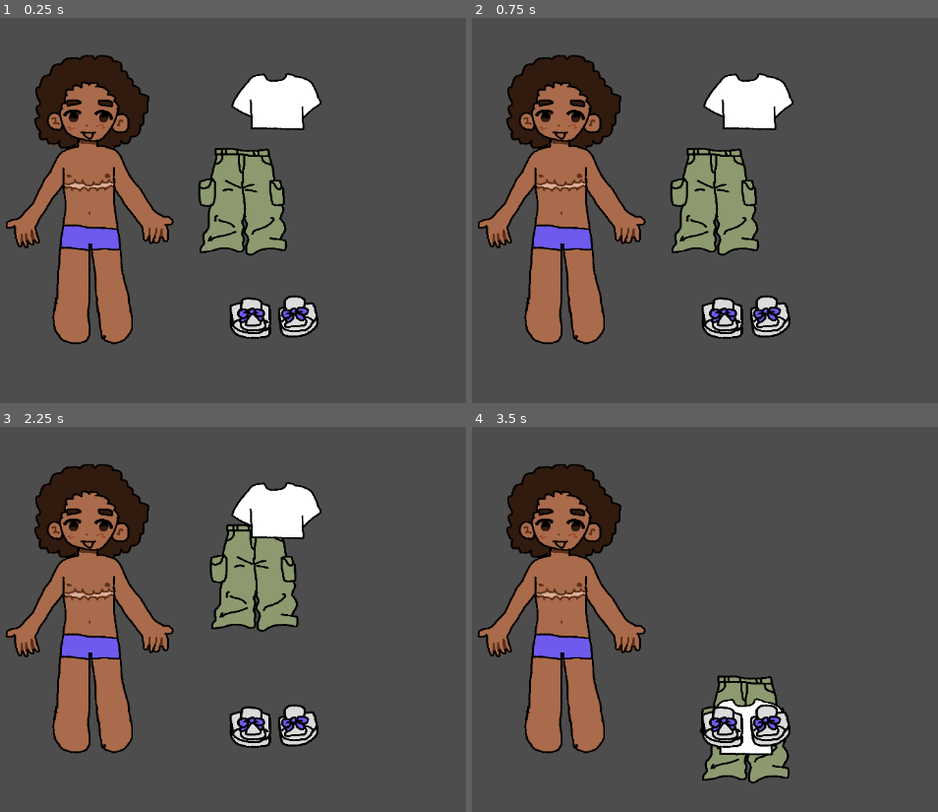
Above: before the commit, frames 1-4 (two rows, left to right).
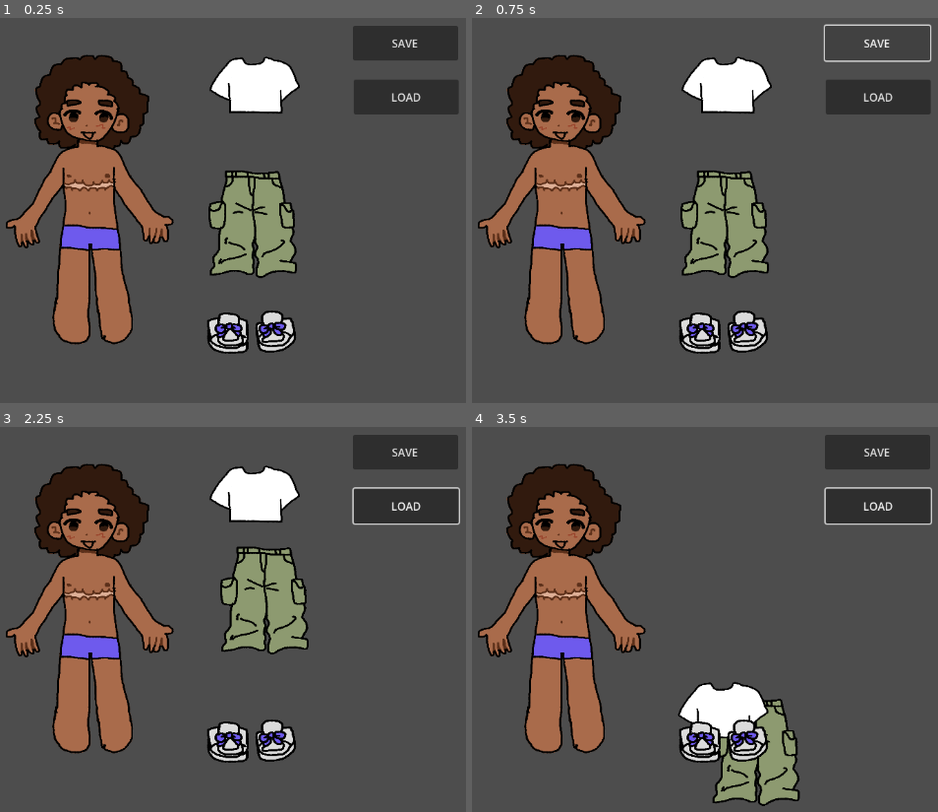
Above: after the commit, the same moments.

Repository: imdavis6/Dress-Up-Game
Game: Godot game, scene res://Main/Main.tscn
Two runs of this game, one before a commit and one after it. Both use one fixed random seed, a clock stepped at 60 frames per second and the inputs below.
Inputs (mouse positions are in pixels of both pictures, inside the frame that each line leads up to):
- Up to frame 1 (0.25 s): no input
- Up to frame 2 (0.75 s): click (877, 44) at 0.5 s, where only the run after the commit has a clickable "SAVE"
- Up to frame 3 (2.25 s): click (405, 507) at 1.25 s, where only the run after the commit has a clickable "LOAD"; drag from (242, 607) to (279, 511) at 2.02 s
- Up to frame 4 (3.5 s): drag from (751, 511) to (746, 727) at 2.77 s

The runs differ from the first frame. In frame 1, 12% of the frame differs, in the area x 42-99%, y 2-88%; in frame 2, 11%; in frame 3, 12%, in the area x 44-99%, y 2-88%; in frame 4, 9.9%.
Error after the commit: Invalid access of index '0' on a base object of type: 'Array'. (res://Main/Main.gd:18)

Commit message:
DRESS AAAAPPP

Diff:
--- a/Bottoms/Bottom.tscn
+++ b/Bottoms/Bottom.tscn
@@ -17,7 +17,7 @@
 scale = Vector2(0.272685, 0.269208)
 texture = ExtResource("2_smdwq")
 
-[node name="CargoPants" type="Sprite2D" parent="."]
+[node name="AnimatedSprite2D" type="Sprite2D" parent="."]
 position = Vector2(7, -205)
 scale = Vector2(0.266517, 0.266013)
 texture = ExtResource("3_av0v8")
--- a/Doll/Doll.gd
+++ b/Doll/Doll.gd
@@ -1,6 +1,15 @@
 extends Node2D
+class_name Doll
 @onready var snap = $Snap
+
+var vestments: Array
 
 
 func Attach(vestment: Node2D):
 	vestment.position = snap.position
+	vestments.append(vestment)
+	#TODO: FIX LATER: How to Retrieve>>>???
+
+func Detach(vestment: Node2D):
+	pass
+	#TODO: How do we retreive the correct vestment?
--- a/Main/Main.gd
+++ b/Main/Main.gd
@@ -1,9 +1,24 @@
 extends Node
 @onready var doll = $Doll
+@onready var save_button = $SaveButton
+@onready var load_button = $LoadButton
+
+
 const TOP = preload("res://Tops/Top.tscn")
+const USER_PATH = "user://game_save.sav"
 
-func _process(delta):
-	if Input.is_mouse_button_pressed(MOUSE_BUTTON_LEFT):
-		var top = TOP.instantiate()
-		#doll.add_child(top)
-		#doll.AttachTop(top)
+
+func _ready():
+	save_button.pressed.connect(OnSaved)
+	load_button.pressed.connect(OnLoad)
+
+func OnSaved():
+	print("fart")
+	var file = FileAccess.open(USER_PATH, FileAccess.WRITE)
+	file.store_string(doll.vestments[0].name)
+
+func OnLoad():
+	var file = FileAccess.open(USER_PATH, FileAccess.READ)
+	var number = file.get_32()
+	print(number)
+#TODO: Load, Display, Attach vestments
--- a/Main/Main.tscn
+++ b/Main/Main.tscn
@@ -13,20 +13,20 @@
 position = Vector2(584, 523)
 
 [node name="Bottom" parent="Doll" instance=ExtResource("4_ghnwo")]
-position = Vector2(222, -101)
+position = Vector2(237, -68)
 
 [node name="Bottom2" parent="Doll" instance=ExtResource("4_ghnwo")]
 visible = false
 modulate = Color(0.301961, 0.317647, 0.847059, 1)
-position = Vector2(292, -117)
+position = Vector2(418, -138)
 
 [node name="Bottom3" parent="Doll" instance=ExtResource("4_ghnwo")]
 visible = false
 modulate = Color(0.890196, 0.411765, 0.329412, 1)
-position = Vector2(363, -77)
+position = Vector2(498, 33)
 
 [node name="Top" parent="Doll" instance=ExtResource("2_nx2ck")]
-position = Vector2(276, -104)
+position = Vector2(244, -128)
 
 [node name="Top2" parent="Doll" instance=ExtResource("2_nx2ck")]
 visible = false
@@ -39,4 +39,28 @@
 position = Vector2(387, -284)
 
 [node name="Feet" parent="Doll" instance=ExtResource("5_dhpxb")]
-position = Vector2(264, -12)
+position = Vector2(231, 10)
+
+[node name="SaveButton" type="Button" parent="."]
+anchors_preset = -1
+anchor_left = 0.841
+anchor_top = 0.091
+anchor_right = 0.975
+anchor_bottom = 0.17
+offset_left = 0.167969
+offset_top = 0.0319977
+offset_right = -0.200073
+offset_bottom = -0.160004
+text = "SAVE"
+
+[node name="LoadButton" type="Button" parent="."]
+anchors_preset = -1
+anchor_left = 0.841
+anchor_top = 0.091
+anchor_right = 0.975
+anchor_bottom = 0.17
+offset_left = 1.16797
+offset_top = 79.032
+offset_right = 0.799927
+offset_bottom = 78.84
+text = "LOAD"
--- a/Tops/Top.tscn
+++ b/Tops/Top.tscn
@@ -1,10 +1,11 @@
-[gd_scene load_steps=5 format=3 uid="uid://dc3a36vxfgr70"]
+[gd_scene load_steps=6 format=3 uid="uid://dc3a36vxfgr70"]
 
 [ext_resource type="Script" path="res://Tops/Vestment.gd" id="1_bux0g"]
 [ext_resource type="Texture2D" uid="uid://deodulkyqnon0" path="res://Doll/Doll.png" id="2_wnats"]
 [ext_resource type="Texture2D" uid="uid://4lut6i0j5udw" path="res://Tops/Pink Shirt.png" id="3_fh7k8"]
+[ext_resource type="Texture2D" uid="uid://cq26rbngqlpdc" path="res://Tops/long sleeve.png" id="3_mq2wn"]
 
-[sub_resource type="RectangleShape2D" id="RectangleShape2D_21ea3"]
+[sub_resource type="RectangleShape2D" id="RectangleShape2D_6dl5b"]
 size = Vector2(136, 87)
 
 [node name="Top" type="Area2D"]
@@ -16,18 +17,21 @@
 scale = Vector2(0.272685, 0.269208)
 texture = ExtResource("2_wnats")
 
+[node name="LongSleeve" type="Sprite2D" parent="."]
+visible = false
+position = Vector2(5, -207)
+scale = Vector2(0.285021, 0.285995)
+texture = ExtResource("3_mq2wn")
+
 [node name="PinkShirt" type="Sprite2D" parent="."]
 position = Vector2(6.00002, -206)
 scale = Vector2(0.271048, 0.277828)
 texture = ExtResource("3_fh7k8")
 
-[node name="PinkShirt2" type="Sprite2D" parent="."]
-visible = false
-modulate = Color(0.0745098, 0.839216, 0.305882, 1)
-position = Vector2(8, 49)
-scale = Vector2(0.271048, 0.277828)
-texture = ExtResource("3_fh7k8")
+[node name="AnimatedSprite2D" type="AnimatedSprite2D" parent="."]
+position = Vector2(6, -209)
+scale = Vector2(0.279467, 0.263309)
 
 [node name="CollisionShape2D" type="CollisionShape2D" parent="."]
 position = Vector2(-2, -248)
-shape = SubResource("RectangleShape2D_21ea3")
+shape = SubResource("RectangleShape2D_6dl5b")
--- a/Tops/Vestment.gd
+++ b/Tops/Vestment.gd
@@ -1,6 +1,8 @@
 extends Area2D
 class_name Vestment
-@export var snap_distance: float = 50.0 # px
+
+@onready var animated_sprite_2d = $AnimatedSprite2D
+@export var snap_distance: float = 20.0 # px
 var is_dragging: bool = false
 var mouse_offset: Vector2
 
@@ -10,14 +12,17 @@
 func _process(delta):
 	if Input.is_action_just_released("drag"):
 		is_dragging = false
+	if Input.is_mouse_button_pressed(MOUSE_BUTTON_RIGHT):
+		animated_sprite_2d.frame
 
 
 	if is_dragging:
 		position = get_viewport().get_mouse_position() - get_parent().position - mouse_offset
 		var pos = get_parent().snap.position
 		if position.distance_to(pos) < snap_distance:
-			print("YIPPIE")
 			get_parent().Attach(self)
+			#TODO: Detatch as well
+
 
 func OnInputEvent(viewport, event, shape_idx):
 	if event is InputEventMouseButton:
--- a/project.godot
+++ b/project.godot
@@ -19,6 +19,10 @@
 
 export/convert_text_resources_to_binary=true
 
+[editor_plugins]
+
+enabled=PackedStringArray("res://addons/Todo_Manager/plugin.cfg")
+
 [input]
 
 drag={
Not shown, added: .gdignore.txt
Binary file added: Bottoms/short shorts.png
Not shown, added: Bottoms/short shorts.png.import
Binary file added: Bottoms/sweat pants.png
Not shown, added: Bottoms/sweat pants.png.import
Binary file added: Tops/crop tank.png
Not shown, added: Tops/crop tank.png.import
Binary file added: Tops/long sleeve.png
Not shown, added: Tops/long sleeve.png.import
Not shown, added: addons/Todo_Manager/ColourPicker.gd
Not shown, added: addons/Todo_Manager/Current.gd
Not shown, added: addons/Todo_Manager/Dock.gd
(and 10 more such lines)
